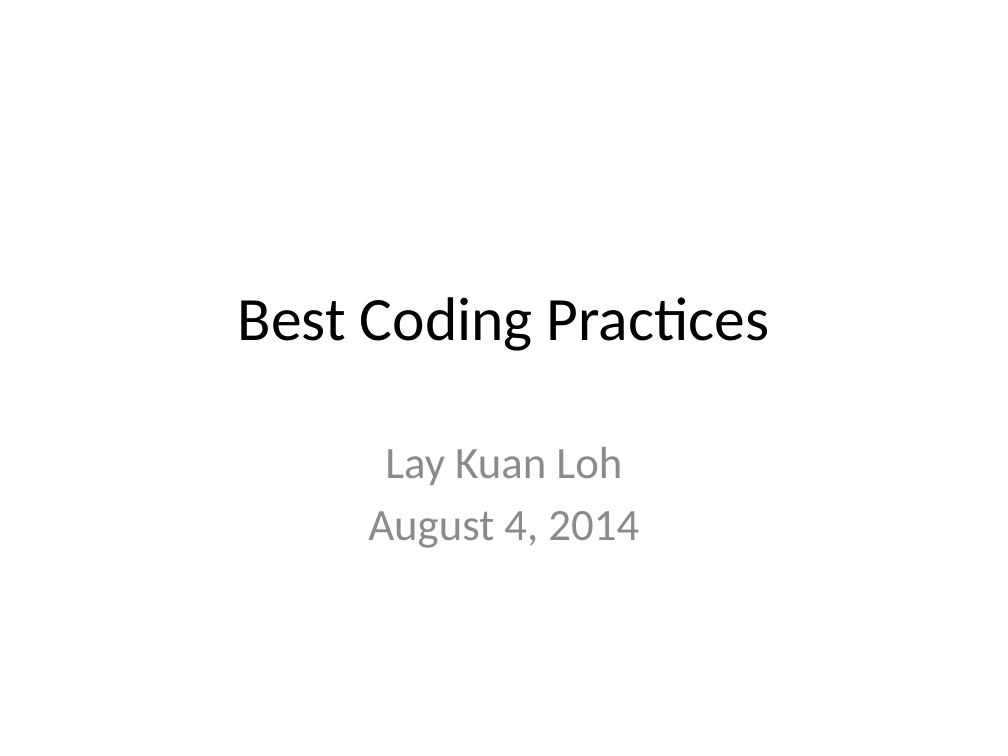
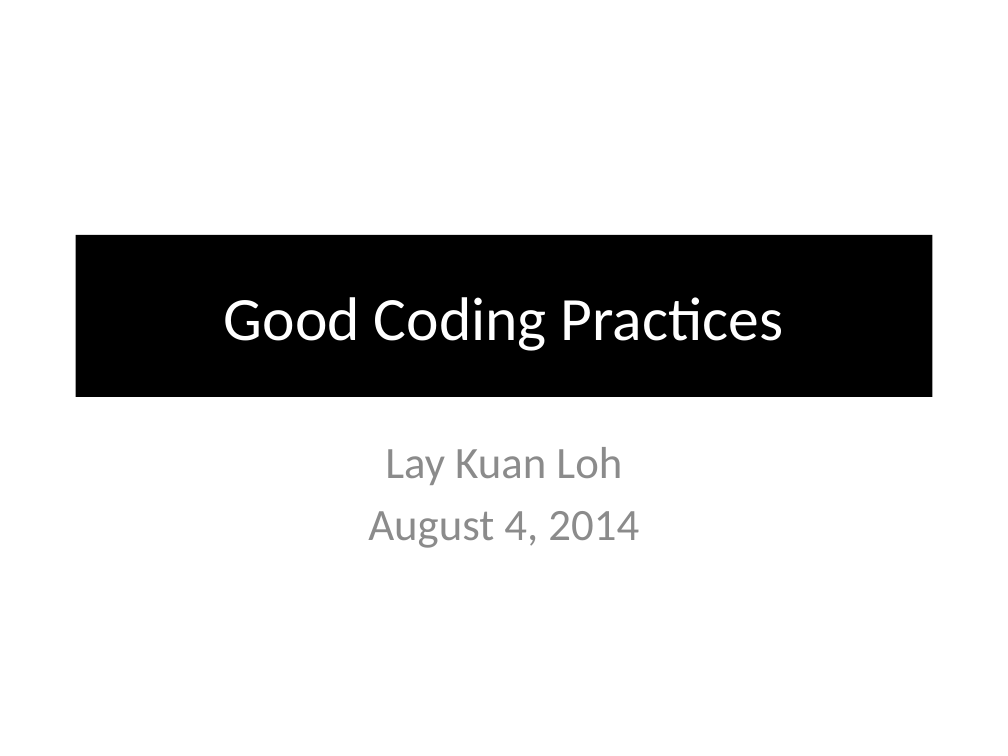
Before and after one commit to lkloh/USArray, a slide deck: slide 1 of BasicsOfCoding/BasicsOfCoding.pptx. Drawn at 1008x756 pixels with LibreOffice and Linux fonts; fonts in the diff are those of the drawing. Boxes give left, top, right and bottom in pixels: in the first picture for what was removed or moved away, otherwise in the second. Text is boxed around its words. In the diff, an @@ line names an element or a change of style, - is before the commit and + after.

```diff
--- a/BasicsOfCoding/BasicsOfCoding.pptx
+++ b/BasicsOfCoding/BasicsOfCoding.pptx
@@ title "Good Coding Practices": place and size @@
-title "Good Coding Practices" at bbox=[238, 297, 770, 351]
+title "Good Coding Practices" at bbox=[76, 235, 932, 397]
@@ title "Good Coding Practices" at bbox=[76, 235, 932, 397]: fill none to #000000 @@
@@ title at bbox=[224, 297, 783, 351]: text changed; text colour #000000 to #FFFFFF @@
-Best Coding Practices
+Good Coding Practices
```
Also in this commit, not shown: 9 other slides changed, 1 slide added, 13 other files.
